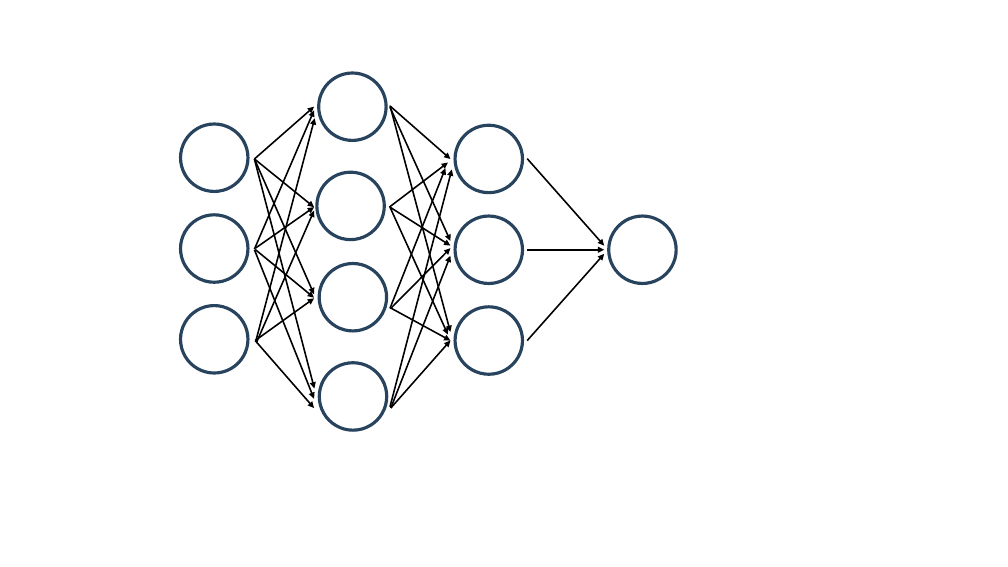
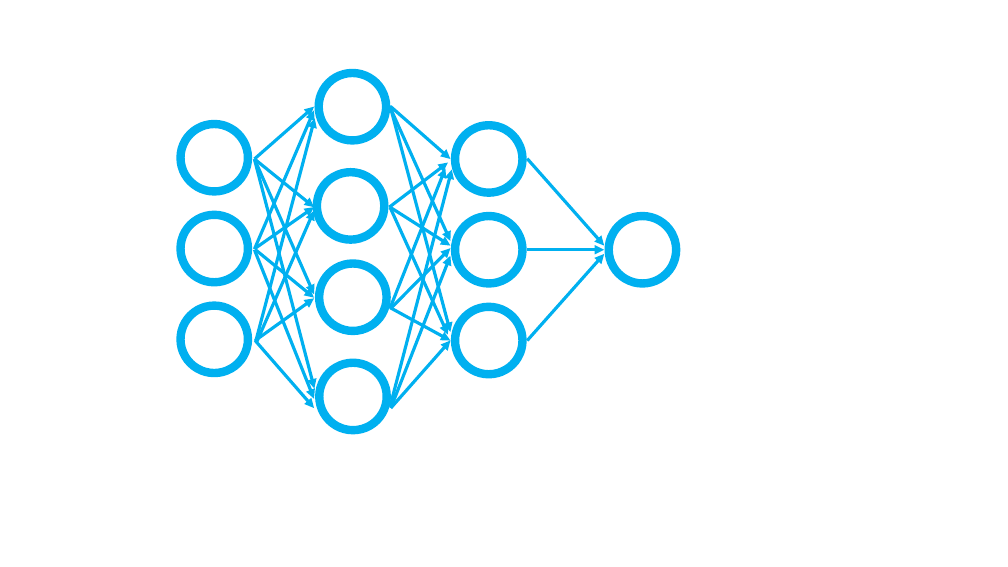
Before and after one commit to EvilJuiceBox/web, a slide deck: slide 2 of images/src/cliparts.pptx. Drawn at 1008x567 pixels with LibreOffice and Linux fonts; fonts in the diff are those of the drawing. Boxes give left, top, right and bottom in pixels: in the first picture for what was removed or moved away, otherwise in the second. Text is boxed around its words. In the diff, an @@ line names an element or a change of style, - is before the commit and + after.

```diff
--- a/images/src/cliparts.pptx
+++ b/images/src/cliparts.pptx
@@ arrow (255, 159) - (314, 107): stroke #000000 1.5 pt to #00B0F0 3 pt @@
@@ arrow (255, 249) - (314, 110): stroke #000000 1.5 pt to #00B0F0 3 pt @@
@@ arrow (256, 342) - (315, 119): stroke #000000 1.5 pt to #00B0F0 3 pt @@
@@ arrow (390, 107) - (451, 241): stroke #000000 1.5 pt to #00B0F0 3 pt @@
@@ arrow (390, 106) - (451, 332): stroke #000000 1.5 pt to #00B0F0 3 pt @@
@@ arrow (391, 107) - (451, 159): stroke #000000 1.5 pt to #00B0F0 3 pt @@
@@ arrow (255, 159) - (314, 207): stroke #000000 1.5 pt to #00B0F0 3 pt @@
@@ arrow (255, 159) - (314, 294): stroke #000000 1.5 pt to #00B0F0 3 pt @@
@@ arrow (255, 160) - (315, 389): stroke #000000 1.5 pt to #00B0F0 3 pt @@
@@ arrow (389, 207) - (448, 163): stroke #000000 1.5 pt to #00B0F0 3 pt @@
@@ arrow (390, 309) - (445, 169): stroke #000000 1.5 pt to #00B0F0 3 pt @@
@@ arrow (390, 407) - (452, 169): stroke #000000 1.5 pt to #00B0F0 3 pt @@
@@ arrow (527, 159) - (604, 246): stroke #000000 1.5 pt to #00B0F0 3 pt @@
@@ arrow (256, 248) - (314, 207): stroke #000000 1.5 pt to #00B0F0 3 pt @@
@@ arrow (390, 207) - (451, 246): stroke #000000 1.5 pt to #00B0F0 3 pt @@
@@ arrow (390, 207) - (448, 334): stroke #000000 1.5 pt to #00B0F0 3 pt @@
@@ arrow (257, 342) - (314, 211): stroke #000000 1.5 pt to #00B0F0 3 pt @@
@@ arrow (255, 250) - (314, 399): stroke #000000 1.5 pt to #00B0F0 3 pt @@
@@ arrow (256, 250) - (314, 298): stroke #000000 1.5 pt to #00B0F0 3 pt @@
@@ arrow (391, 309) - (451, 248): stroke #000000 1.5 pt to #00B0F0 3 pt @@
@@ arrow (391, 408) - (451, 256): stroke #000000 1.5 pt to #00B0F0 3 pt @@
@@ arrow (527, 250) - (604, 250): stroke #000000 1.5 pt to #00B0F0 3 pt @@
@@ arrow (527, 340) - (604, 254): stroke #000000 1.5 pt to #00B0F0 3 pt @@
@@ arrow (256, 340) - (314, 299): stroke #000000 1.5 pt to #00B0F0 3 pt @@
@@ arrow (390, 308) - (451, 340): stroke #000000 1.5 pt to #00B0F0 3 pt @@
@@ arrow (256, 340) - (314, 408): stroke #000000 1.5 pt to #00B0F0 3 pt @@
@@ arrow (391, 408) - (451, 340): stroke #000000 1.5 pt to #00B0F0 3 pt @@
@@ outline #28445D 3 pt to #00B0F0 8 pt in 11 elements at box(181, 124, 248, 191), box(181, 215, 248, 282), box(181, 306, 248, 373), box(319, 264, 386, 331), box(317, 172, 384, 240), box(319, 73, 386, 141), box(455, 126, 523, 193), box(455, 216, 523, 284), box(455, 307, 523, 374), box(609, 216, 676, 284), box(319, 363, 386, 430) @@
```
Also in this commit, not shown: 3 other files.
